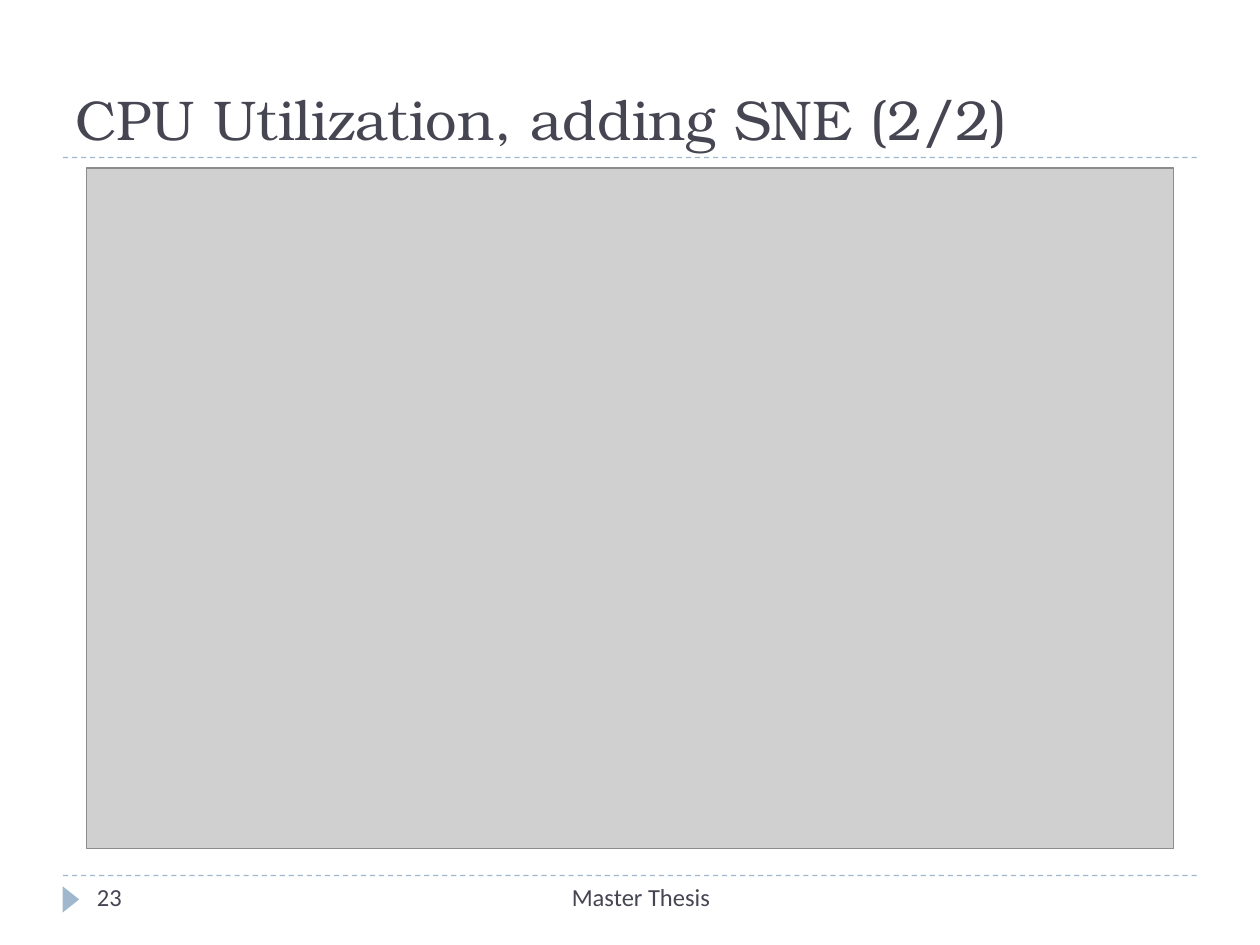
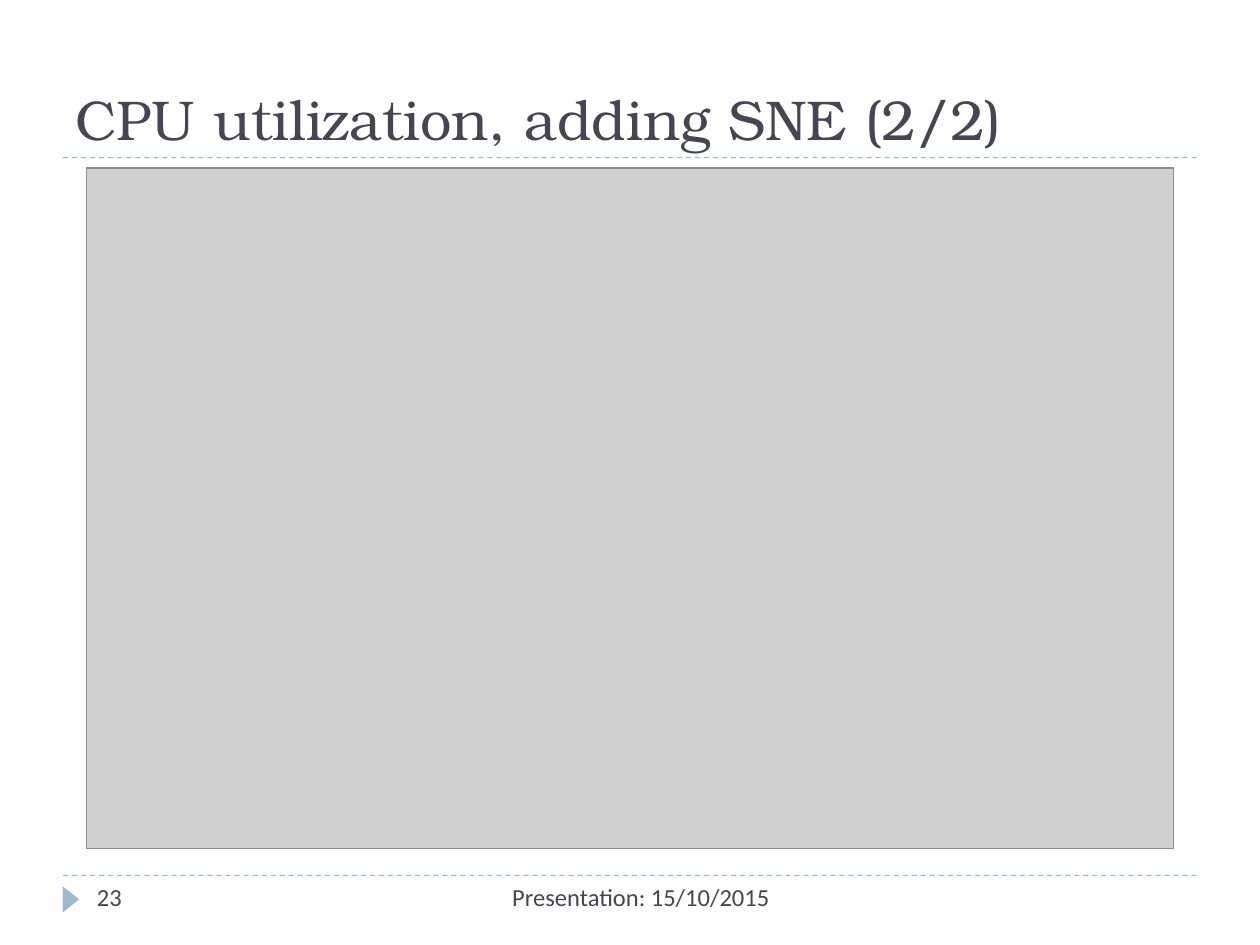
Before and after one commit to Christos-Papoulas/master_thesis, a slide deck: slide 23 of presentation/presentation.pptx. Drawn at 1260x945 pixels with LibreOffice and Linux fonts; fonts in the diff are those of the drawing; grey boxes stand for pictures. Boxes give left, top, right and bottom in pixels: in the first picture for what was removed or moved away, otherwise in the second. Text is boxed around its words. In the diff, an @@ line names an element or a change of style, - is before the commit and + after.

```diff
--- a/presentation/presentation.pptx
+++ b/presentation/presentation.pptx
@@ title at bbox=[75, 100, 1002, 153]: text changed @@
-CPU Utilization, adding SNE (2/2)
+CPU utilization, adding SNE (2/2)
@@ text at bbox=[512, 889, 769, 907]: text changed @@
-Master Thesis
+Presentation: 15/10/2015
```
Also in this commit, not shown: 25 other slides changed, 1 other file.
